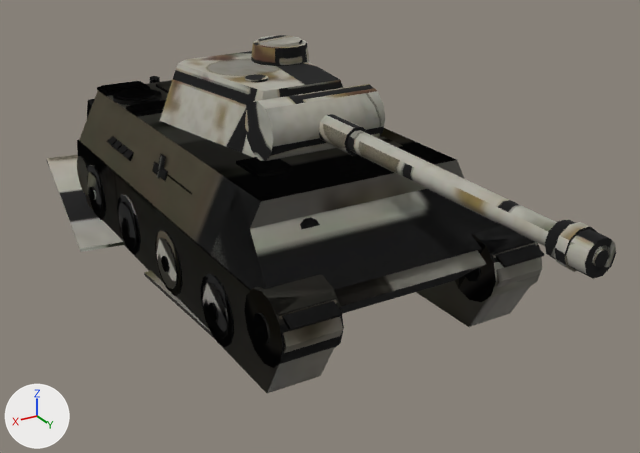
An edit to the glTF model public/models/panther_winter.glb, drawn before and after from the same camera.
Rendered twice from a 50 mm camera at (5.3, 10.09, 5.32) aimed at (-0.42, 0.56, 0.56). Lighting does not change. The marker at lower left points along +X, +Y and +Z. The first picture is the older version. Vertices at exactly the same position are counted once.

Names of what the first picture shows: 'hull_ok', 'hull_trackL', 'hull_trackR', 'turret_ok'.
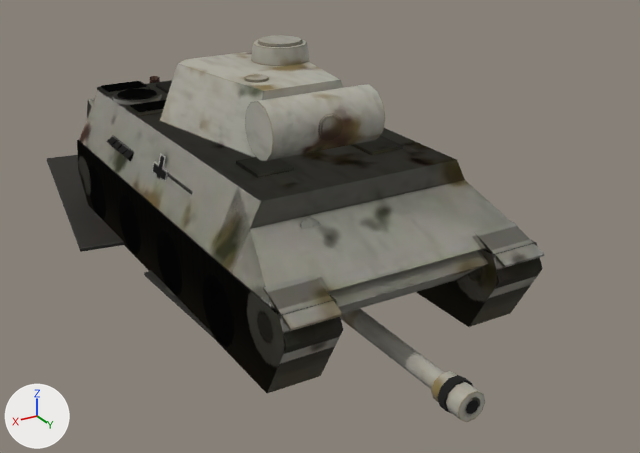
Boxes (x1, y1, x2, y2) around the edits, measured in the pictures (640 x 453 px):
'hull_trackL', reshaped: before (77, 76, 544, 393); after (77, 140, 343, 393)
'turret_ok', reshaped (51% narrower, 48% shorter): before (160, 35, 616, 279); after (160, 35, 385, 161)
'gun_ok', added: after (340, 309, 485, 422)
part 1 of me_panther_hull_001, surface changed: before (427, 242, 543, 327)
part 2 of me_panther_hull_003, deleted: before (77, 156, 542, 368)
part 3 of me_panther_hull_003, surface changed: before (78, 76, 544, 393); after (78, 142, 343, 393)
part 4 of me_panther_hull_005, surface changed: before (47, 155, 542, 333); after (47, 76, 544, 333)
part 5 of me_panther_turret_001, deleted: before (319, 114, 368, 156)
part 6 of me_panther_turret_001, deleted: before (554, 222, 598, 272)
part 7 of me_panther_turret_001, deleted: before (347, 130, 611, 271)
part 8 of me_panther_turret_001, deleted: before (545, 219, 616, 279)
part 9 of me_panther_turret_001, deleted: before (594, 249, 609, 268)
part 10 of me_panther_turret_001, surface changed (lighter): (160, 35, 385, 161) in both

Diff of the bpy script that builds the scene:
```diff
--- a/public/models/panther_winter.glb.py
+++ b/public/models/panther_winter.glb.py
@@ img_gun_ok @@
+img_gun_ok = load_image('gun_ok', '_unpacked/gun_ok', 1024, 1024, 'sRGB')
@@ mat_gun_ok @@
+mat_gun_ok = principled_material('gun_ok')
+mat_gun_ok.texture = img_gun_ok
+mat_gun_ok.roughness = 1.0
@@ me_panther_hull_001 @@
 # used by ob_hull_ok; location = (0.0, 0.0, 0.0)
-me_panther_hull_001.from_pydata(...)  # 1724 vertices, 3036 faces; spans x -1.76..1.76, y -3.6..3.49, z 0.0..1.93
+me_panther_hull_001.from_pydata(...)  # 508 vertices, 820 faces; spans x -1.7..1.7, y -3.6..3.49, z 0.0..1.93
+# me_panther_hull_001 part 1: 820 kept faces spanning x -1.7..1.7, y -3.6..3.49, z 0.0..1.93 get new texture (UV) coordinates
+# edits to the shape of me_panther_hull_001 do not show in these pictures
 me_panther_hull_001.materials.append(mat_hull_ok)
@@ me_panther_hull_003 @@
 # used by ob_hull_trackl; location = (0.0, 0.0, 0.0)
-me_panther_hull_003.from_pydata(...)  # 1728 vertices, 3040 faces; spans x -2.31..1.76, y -5.75..3.49, z 0.0..1.93
+me_panther_hull_003.from_pydata(...)  # 512 vertices, 824 faces; spans x -2.31..1.7, y -5.75..3.49, z 0.0..1.93
+# me_panther_hull_003 part 2: 54 loose pieces with 1216 vertices, spanning x -1.76..1.76, y -3.42..3.42, z 0.02..1.22, are deleted
+# me_panther_hull_003 part 3: 812 kept faces spanning x -2.31..1.7, y -5.75..3.49, z 0.0..1.93 get new texture (UV) coordinates
 me_panther_hull_003.materials.append(mat_hull_trackl)
@@ me_panther_hull_005 @@
 # used by ob_hull_trackr; location = (0.0, 0.0, 0.0)
-me_panther_hull_005.from_pydata(...)  # 1728 vertices, 3040 faces; spans x -1.76..2.31, y -5.75..3.49, z 0.0..1.93
+me_panther_hull_005.from_pydata(...)  # 512 vertices, 824 faces; spans x -1.7..2.31, y -5.75..3.49, z 0.0..1.93
+# me_panther_hull_005 part 4: 814 kept faces spanning x -1.7..2.31, y -5.75..3.49, z 0.0..1.93 get new texture (UV) coordinates
+# edits to the shape of me_panther_hull_005 do not show in these pictures
 me_panther_hull_005.materials.append(mat_hull_trackr)
@@ me_panther_turret_001 @@
 # used by ob_turret_ok; location = (0.0, 0.0, 0.0)
-me_panther_turret_001.from_pydata(...)  # 204 vertices, 368 faces; spans x -1.15..1.15, y -1.27..5.69, z 1.87..2.9
+me_panther_turret_001.from_pydata(...)  # 108 vertices, 196 faces; spans x -1.15..1.15, y -1.27..1.51, z 1.87..2.9
+# me_panther_turret_001 part 5: the loose piece of 20 vertices spanning x -0.17..0.17, y 1.38..2.08, z 2.09..2.41 is deleted
+# me_panther_turret_001 part 6: the loose piece of 20 vertices spanning x -0.2..0.2, y 5.36..5.47, z 2.06..2.44 is deleted
+# me_panther_turret_001 part 7: the loose piece of 20 vertices spanning x -0.14..0.14, y 1.38..5.68, z 2.12..2.38 is deleted
+# me_panther_turret_001 part 8: the loose piece of 20 vertices spanning x -0.18..0.18, y 5.22..5.68, z 2.08..2.42 is deleted
+# me_panther_turret_001 part 9: the loose piece of 16 vertices spanning x -0.08..0.08, y 5.66..5.69, z 2.17..2.33 is deleted
+# me_panther_turret_001 part 10: 196 kept faces spanning x -1.15..1.15, y -1.27..1.51, z 1.87..2.9 get new texture (UV) coordinates
 me_panther_turret_001.materials.append(mat_turret_ok)
@@ me_panther_turret_gun_001 @@
+me_panther_turret_gun_001.from_pydata(...)  # 96 vertices, 172 faces; spans x -0.2..0.2, y 0.0..4.31, z -0.19..0.19
+me_panther_turret_gun_001.materials.append(mat_gun_ok)  # picture img_gun_ok
@@ ob_gun_ok @@
+ob_gun_ok = bpy.data.objects.new('gun_ok', me_panther_turret_gun_001)
+ob_gun_ok.location = (0.0, 0.0, 0.0)
```
